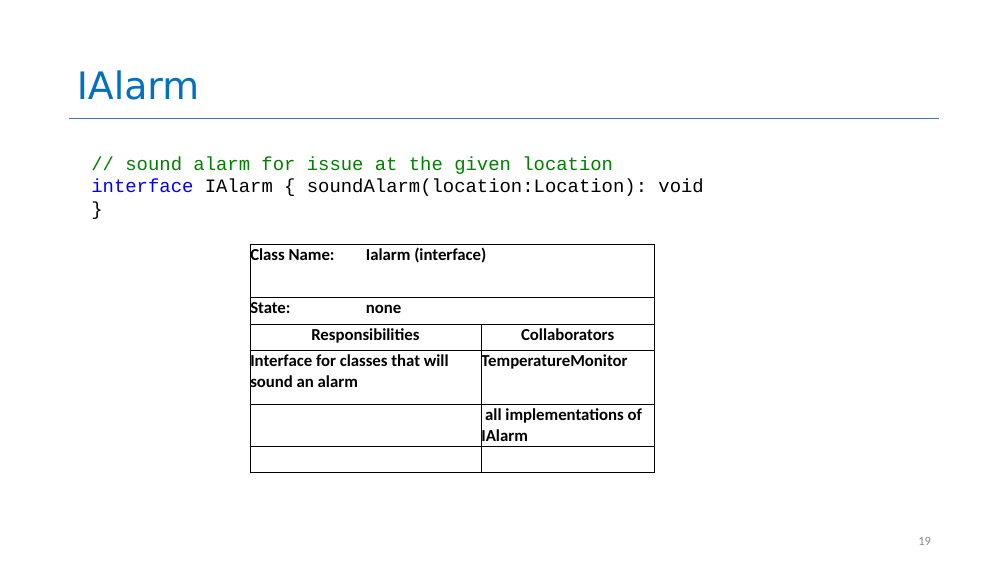
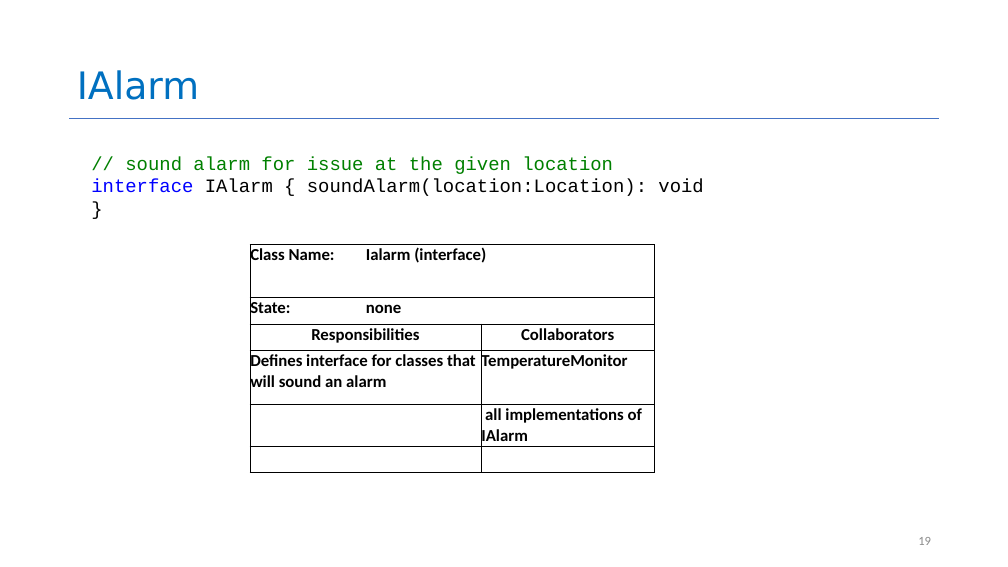
Before and after one commit to neu-se/CS4530-CS5500-Spring-2021, a slide deck: slide 19 of Slides/Lesson 2.1 Documenting Your Design.pptx. Drawn at 1008x567 pixels with LibreOffice and Linux fonts; fonts in the diff are those of the drawing. Boxes give left, top, right and bottom in pixels: in the first picture for what was removed or moved away, otherwise in the second. Text is boxed around its words. In the diff, an @@ line names an element or a change of style, - is before the commit and + after.

```diff
--- a/Slides/Lesson 2.1 Documenting Your Design.pptx
+++ b/Slides/Lesson 2.1 Documenting Your Design.pptx
@@ table at <box>250,244,655,472</box> @@
-row 4, column 1: Interface for classes that will sound an alarm
+row 4, column 1: Defines interface for classes that will sound an alarm
```
Also in this commit, not shown: 3 other slides changed, 18 other files.
